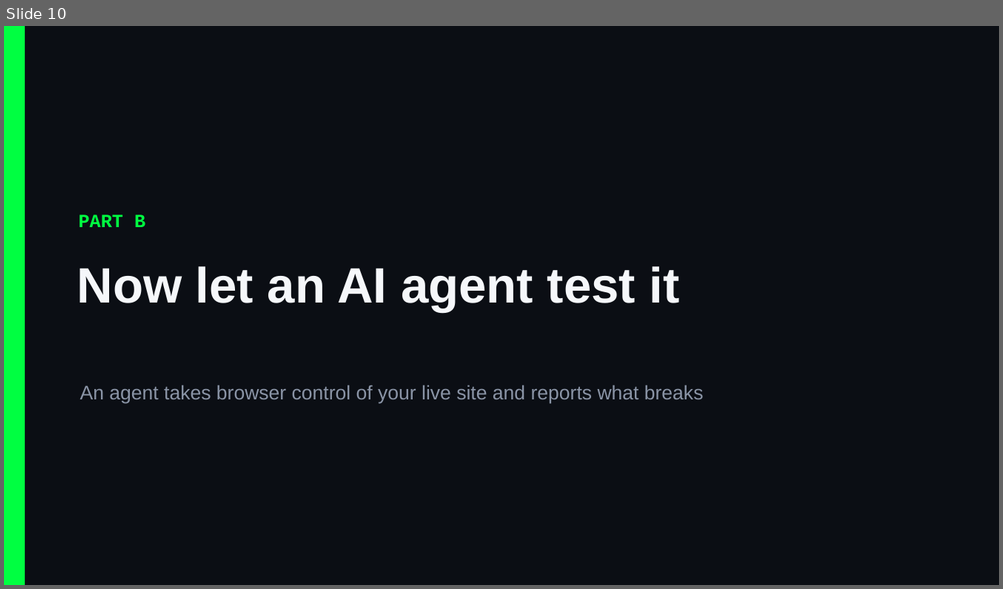
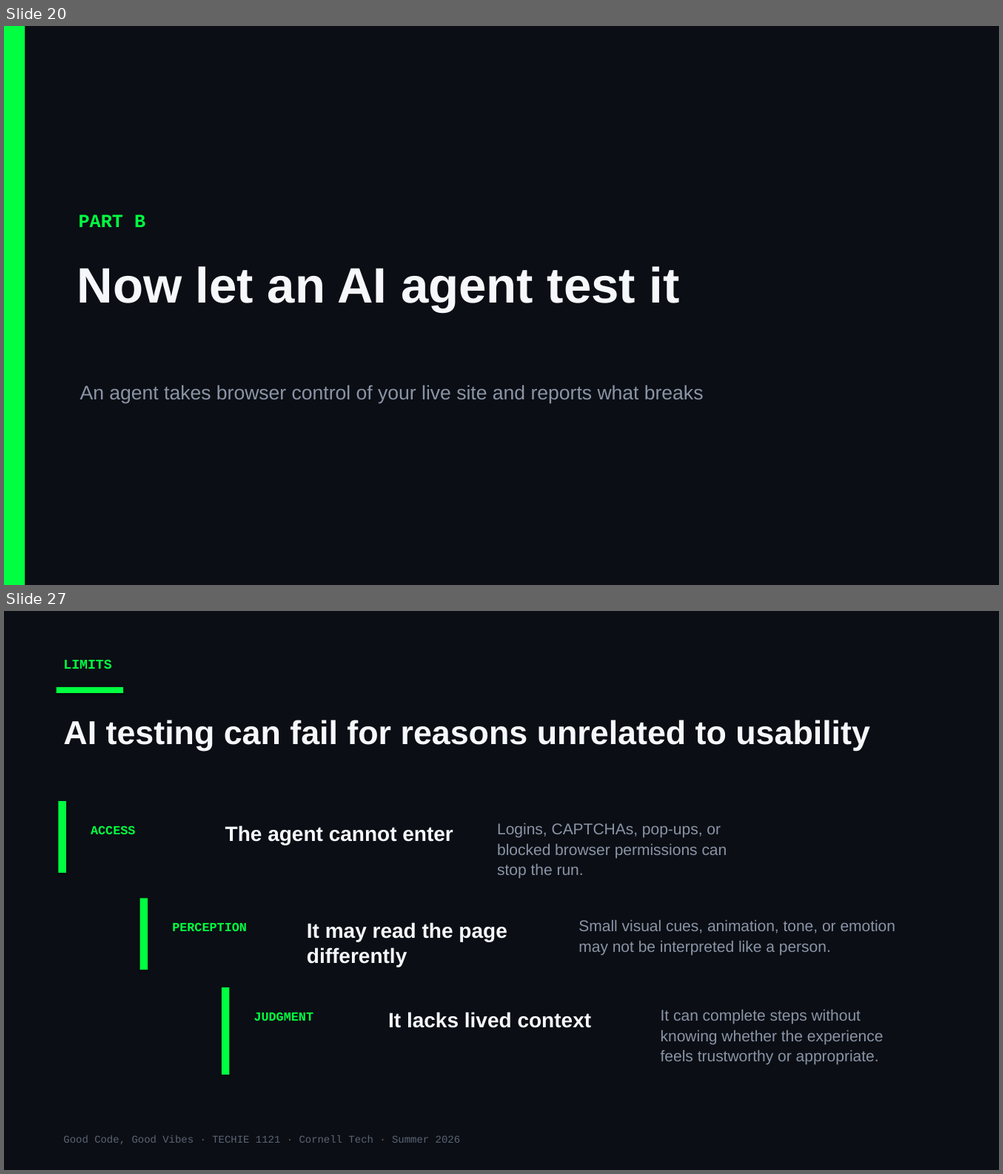
Before and after one commit to Cornell-Tech-Vibe-Coding-Summer-2026/website, a slide deck: slides/Week3-Mon-User-Testing-I.pptx. Shown one above the other, each under a label of ours: slide 10 before the commit, slides 20 and 27 after it; the slides between them are not shown. The pictures are 1003x589 and 1003x1174 pixels, drawn with LibreOffice and Linux fonts; fonts in the diff are those of the drawing. Boxes give left, top, right and bottom in pixels: in the first picture for what was removed or moved away, otherwise in the second. Text is boxed around its words. In the diff, an @@ line names an element or a change of style, - is before the commit and + after.

Commit message:
Publish Week 3 usability testing materials

```diff
--- a/slides/Week3-Mon-User-Testing-I.pptx
+++ b/slides/Week3-Mon-User-Testing-I.pptx
@@ slide 27 added at <box>4,611,999,1170</box>, background #0B0E14 @@
@@ text added at <box>63,660,111,669</box>, 13 pt, text #00FF41, bold @@
+LIMITS
@@ rectangle added at <box>57,687,123,693</box>, fill #00FF41 @@
@@ text added at <box>63,720,870,751</box>, 32 pt, text #F5F7FA, bold @@
+AI testing can fail for reasons unrelated to usability
@@ rectangle added at <box>59,801,66,873</box>, fill #00FF41 @@
@@ text added at <box>91,826,135,834</box>, 12 pt, text #00FF41, bold @@
+ACCESS
@@ text added at <box>225,826,453,845</box>, 20 pt, text #F5F7FA, bold @@
+The agent cannot enter
@@ text added at <box>497,823,727,879</box>, 15 pt, text #8A94A6 @@
+Logins, CAPTCHAs, pop-ups, or blocked browser permissions can stop the run.
@@ rectangle added at <box>140,898,148,970</box>, fill #00FF41 @@
@@ text added at <box>578,920,896,955</box>, 15 pt, text #8A94A6 @@
+Small visual cues, animation, tone, or emotion may not be interpreted like a person.
@@ text added at <box>172,923,247,931</box>, 12 pt, text #00FF41, bold @@
+PERCEPTION
@@ text added at <box>307,923,506,967</box>, 20 pt, text #F5F7FA, bold @@
+It may read the page differently
@@ rectangle added at <box>222,988,229,1075</box>, fill #00FF41 @@
@@ text added at <box>660,1010,883,1065</box>, 15 pt, text #8A94A6 @@
+It can complete steps without knowing whether the experience feels trustworthy or appropriate.
@@ text added at <box>254,1012,314,1021</box>, 12 pt, text #00FF41, bold @@
+JUDGMENT
@@ text added at <box>388,1012,592,1028</box>, 20 pt, text #F5F7FA, bold @@
+It lacks lived context
@@ text added at <box>63,1136,460,1145</box>, 10 pt, text #5A6474 @@
+Good Code, Good Vibes · TECHIE 1121 · Cornell Tech · Summer 2026
@@ what was slide 10 is now slide 20 @@
```
Also in this commit, not shown: 13 other slides changed, 20 other slides added, 2 slides removed, 3 other files.
